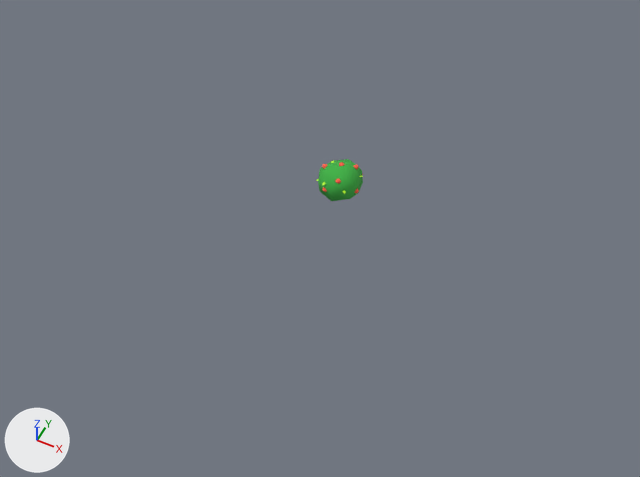
Two versions of the glTF model Assets/Environment/bush.glb, one commit apart.
One viewpoint serves both versions: a 50 mm lens placed at (2.66, -5.81, 6.42), pointed at (0.01, -0.5, -0.22). Arrows for +X, +Y and +Z are at lower left; the lights stay in place. Where no turn or scale is listed for an object, it has been applied to the vertices. Vertices at the same position are counted once.
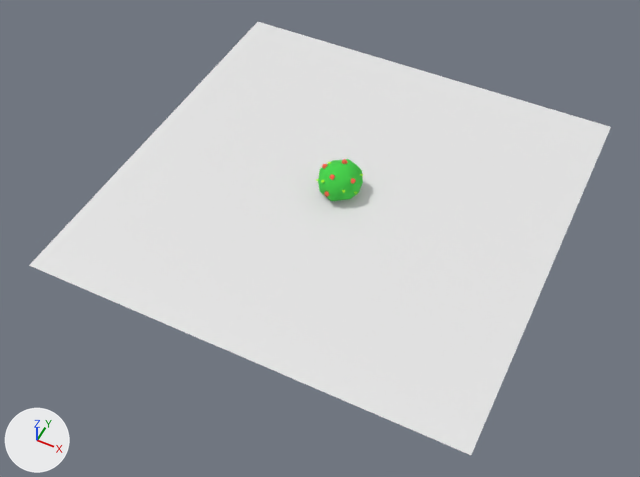
Scene script edits in JSON lines:
```json
{"block": "me_sphere", "where": "# used by ob_sphere; location = (0.0, 0.0, 0.248); scale = (0.3, 0.222, 0.25)"}
{"op": "remove", "block": "me_sphere", "code": "me_sphere.from_pydata(...)  # 76 vertices, 85 faces; spans x -0.81..0.65, y -1.09..1.11, z -0.99..0.41"}
{"op": "add", "block": "me_sphere", "code": "me_sphere.from_pydata(...)  # 83 vertices, 90 faces; spans x -0.24..0.21, y -0.24..0.23, z 0.0..0.35"}
{"block": "me_sphere", "change": "me_sphere part 1: a new loose piece of 27 vertices spanning x -0.24..0.19, y -0.24..0.23, z 0.0..0.35, in mat_material_001 (green #44d549)"}
{"block": "me_sphere", "change": "me_sphere part 2: 27 vertices removed from x -0.81..0.65, y -1.09..1.02, z -0.99..0.41"}
{"op": "add", "block": "me_plane", "code": ["me_plane = bpy.data.meshes.new('Plane')", "me_plane.from_pydata([(-2.21, -2.21, 0.0), (2.21, -2.21, 0.0), (-2.21, 2.21, 0.0), (2.21, 2.21, 0.0)], [], [(0, 1, 3), (0, 3, 2)])"]}
{"op": "set", "path": "ob_sphere.scale", "old": "(0.3, 0.222, 0.25)", "new": "(1.0, 1.0, 1.0)"}
{"op": "set", "path": "ob_sphere.location", "old": "(0.0, 0.0, 0.248)", "new": "(0.0, 0.0, 0.0)"}
{"op": "add", "block": "ob_plane", "code": ["ob_plane = bpy.data.objects.new('Plane', me_plane)", "ob_plane.location = (0.0, 0.0, 0.0)"]}
```

Changed parts and their boxes (x1, y1, x2, y2) in the pictures (640 x 477 px):
```json
{"object": "Plane", "change": "added", "after": [29, 22, 611, 455]}
{"object": "Sphere", "change": "reshaped, moved, rescaled", "before": [316, 159, 363, 201], "after": [316, 159, 363, 201]}
{"object": "Sphere.002", "change": "moved, rescaled", "before": [322, 162, 363, 193], "after": [322, 159, 356, 197]}
{"part": 1, "of": "me_sphere", "change": "added", "after": [318, 159, 363, 201], "on screen": "green"}
{"part": 2, "of": "me_sphere", "change": "deleted", "before": [318, 159, 363, 201], "on screen": "green"}
```
